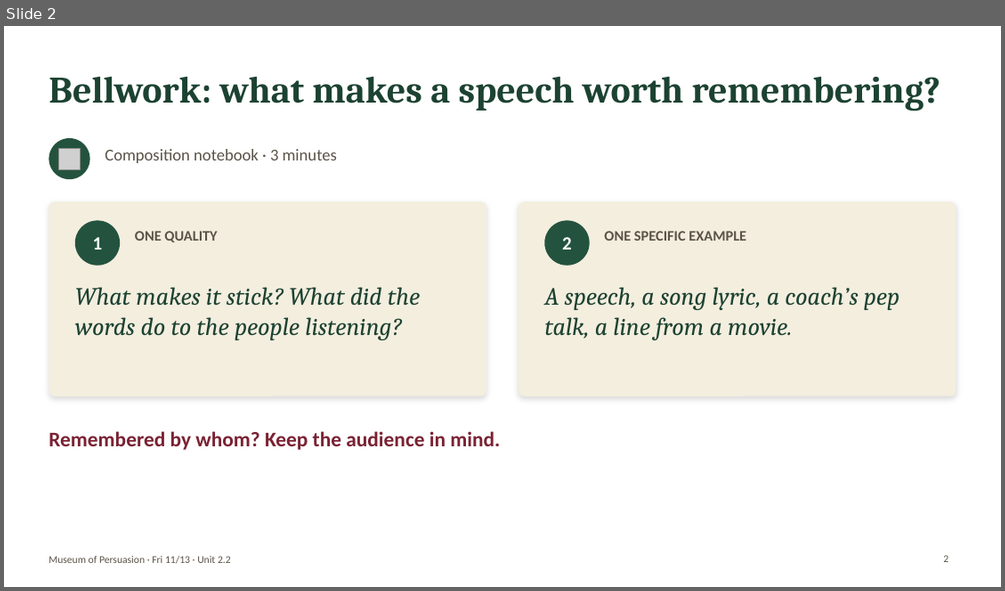
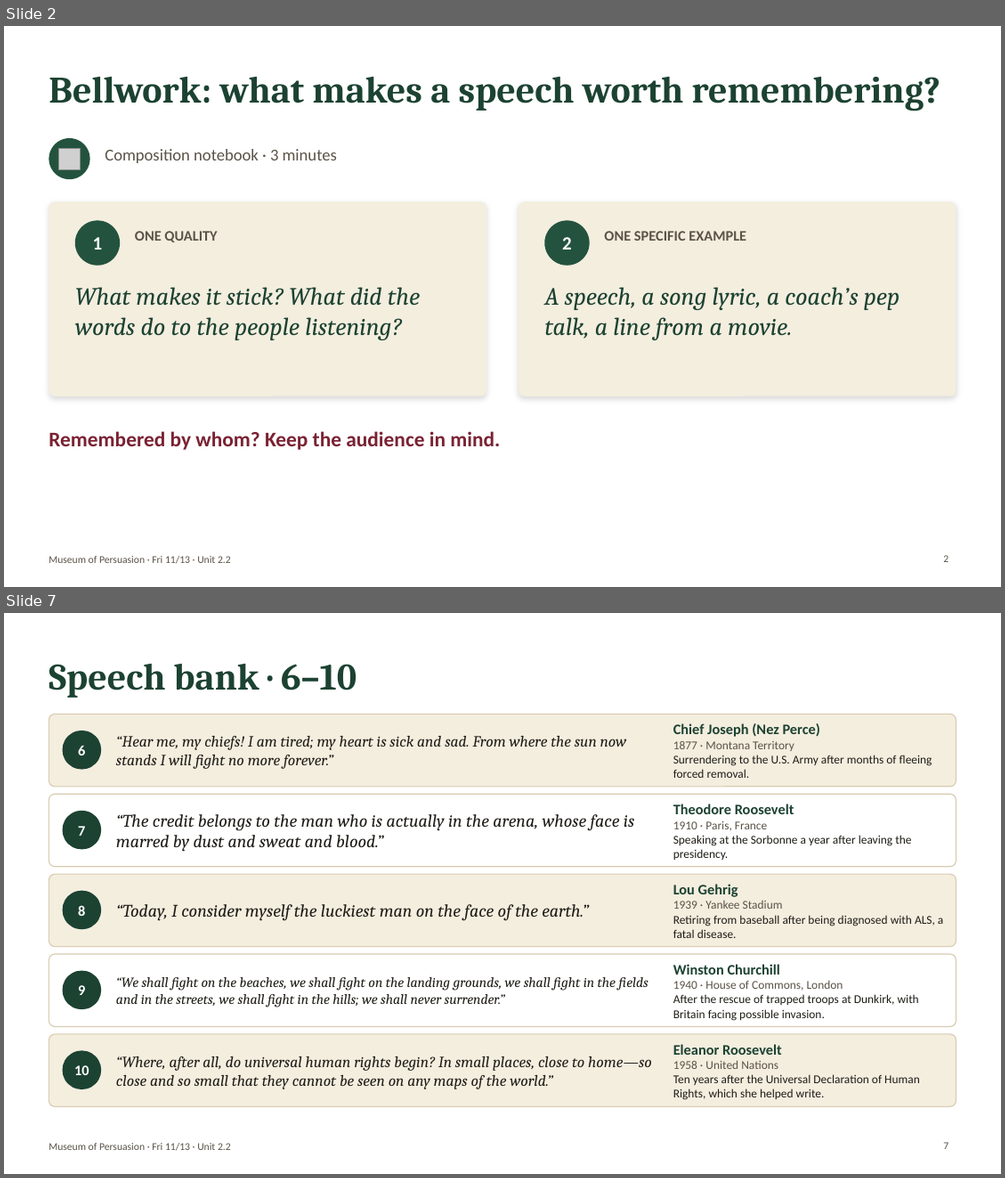
Before and after one commit to bookfairshit/Unit-2.2-Informational-Text, a slide deck: lumio/museum-of-persuasion-nov-13.pptx. Shown one above the other, each under a label of ours: slide 2 before the commit, slides 2 and 7 after it; the slides between them are not shown. The pictures are 1005x591 and 1005x1178 pixels, drawn with LibreOffice and Linux fonts; fonts in the diff are those of the drawing; grey boxes stand for pictures. Boxes give left, top, right and bottom in pixels: in the first picture for what was removed or moved away, otherwise in the second. Text is boxed around its words. In the diff, an @@ line names an element or a change of style, - is before the commit and + after.

```diff
--- a/lumio/museum-of-persuasion-nov-13.pptx
+++ b/lumio/museum-of-persuasion-nov-13.pptx
@@ slide 7 added at (4,613,1001,1174), background #FFFFFF; not listed: 1 template element that a slide beside it also shows @@
@@ title added at (48,663,356,698), 36 pt, text #1C4232, bold @@
+Speech bank · 6–10
@@ rounded rectangle added at (48,714,956,787), fill #F4EEDF, outline #D8CCB1 1 pt @@
@@ ellipse added at (63,730,101,770), fill #1C4232, 14 pt, text #FFFFFF, bold @@
+6
@@ text added at (116,736,627,769), 15 pt, text #1F1C17, italic @@
+“Hear me, my chiefs! I am tired; my heart is sick and sad. From where the sun now stands I will fight no more forever.”
@@ text added at (673,723,932,778), 11.5 pt, text #1F1C17 @@
+Chief Joseph (Nez Perce)
+1877 · Montana Territory
+Surrendering to the U.S. Army after months of fleeing forced removal.
@@ rounded rectangle added at (48,794,956,867), fill #FFFFFF, outline #D8CCB1 1 pt @@
@@ ellipse added at (63,811,101,850), fill #1C4232, 14 pt, text #FFFFFF, bold @@
+7
@@ text added at (116,814,634,852), 17 pt, text #1F1C17, italic @@
+“The credit belongs to the man who is actually in the arena, whose face is marred by dust and sweat and blood.”
@@ text added at (673,803,911,860), 11.5 pt, text #1F1C17 @@
+Theodore Roosevelt
+1910 · Paris, France
+Speaking at the Sorbonne a year after leaving the presidency.
@@ rounded rectangle added at (48,874,956,947), fill #F4EEDF, outline #D8CCB1 1 pt @@
@@ ellipse added at (63,891,101,929), fill #1C4232, 14 pt, text #FFFFFF, bold @@
+8
@@ text added at (116,904,589,921), 17 pt, text #1F1C17, italic @@
+“Today, I consider myself the luckiest man on the face of the earth.”
@@ text added at (673,884,943,938), 11.5 pt, text #1F1C17 @@
+Lou Gehrig
+1939 · Yankee Stadium
+Retiring from baseball after being diagnosed with ALS, a fatal disease.
@@ rounded rectangle added at (48,954,956,1027), fill #FFFFFF, outline #D8CCB1 1 pt @@
@@ ellipse added at (63,971,101,1009), fill #1C4232, 14 pt, text #FFFFFF, bold @@
+9
@@ text added at (116,977,647,1007), 13.5 pt, text #1F1C17, italic @@
+“We shall fight on the beaches, we shall fight on the landing grounds, we shall fight in the fields and in the streets, we shall fight in the hills; we shall never surrender.”
@@ text added at (673,964,919,1021), 11.5 pt, text #1F1C17 @@
+Winston Churchill
+1940 · House of Commons, London
+After the rescue of trapped troops at Dunkirk, with Britain facing possible invasion.
@@ rounded rectangle added at (48,1034,956,1107), fill #F4EEDF, outline #D8CCB1 1 pt @@
@@ ellipse added at (63,1051,101,1089), fill #1C4232, 14 pt, text #FFFFFF, bold @@
+10
@@ text added at (116,1056,652,1089), 15 pt, text #1F1C17, italic @@
+“Where, after all, do universal human rights begin? In small places, close to home—so close and so small that they cannot be seen on any maps of the world.”
@@ text added at (673,1044,920,1100), 11.5 pt, text #1F1C17 @@
+Eleanor Roosevelt
+1958 · United Nations
+Ten years after the Universal Declaration of Human Rights, which she helped write.
@@ page number added at (943,1142,948,1149), 10 pt, text #5A5347 @@
+7
```
Also in this commit, not shown: 6 slides changed, 7 other slides added, 10 slides removed, 2 other files.
